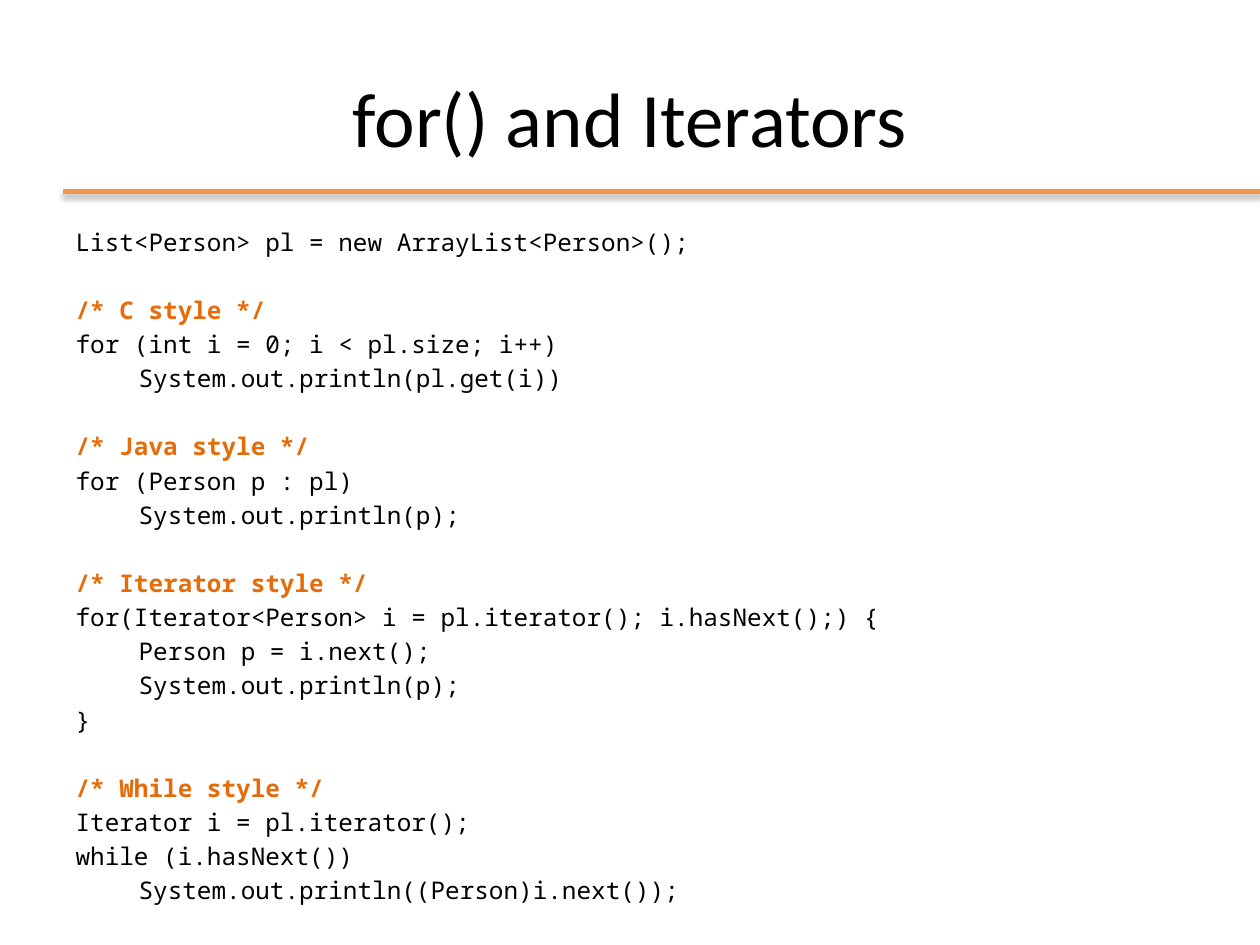
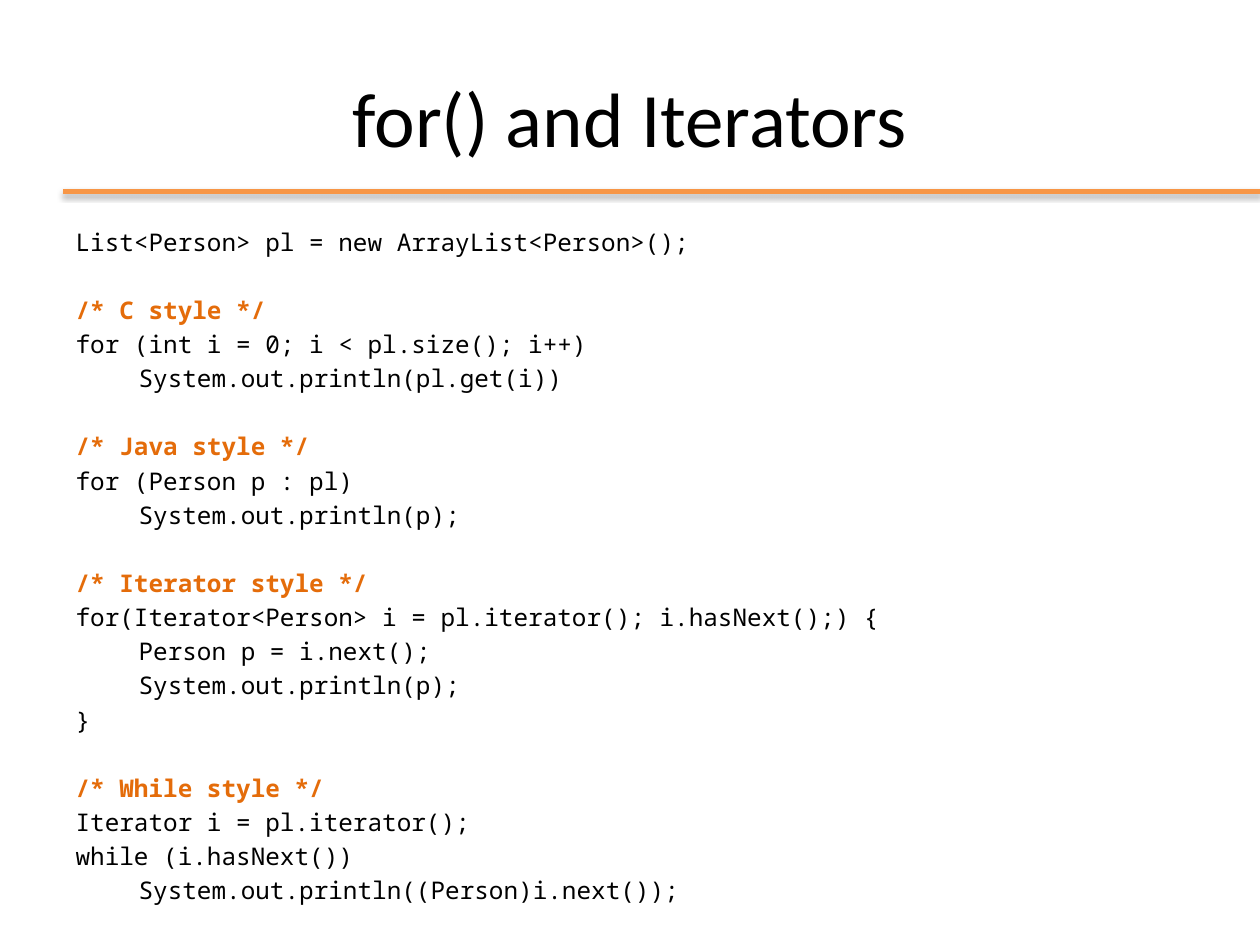
Before and after one commit to Andrea99-beep/ooprogramming, a slide deck: slide 45 of slides/ppt/04_Collections.pptx. Drawn at 1260x945 pixels with LibreOffice and Linux fonts; fonts in the diff are those of the drawing; background and template pictures are left out. Boxes give left, top, right and bottom in pixels: in the first picture for what was removed or moved away, otherwise in the second. Text is boxed around its words. In the diff, an @@ line names an element or a change of style, - is before the commit and + after.

```diff
--- a/slides/ppt/04_Collections.pptx
+++ b/slides/ppt/04_Collections.pptx
@@ text at [76, 334, 586, 359]: text changed @@
-for (int i = 0; i < pl.size; i++)
+for (int i = 0; i < pl.size(); i++)
```
Also in this commit, not shown: 3 other slides changed, 6 other files.
